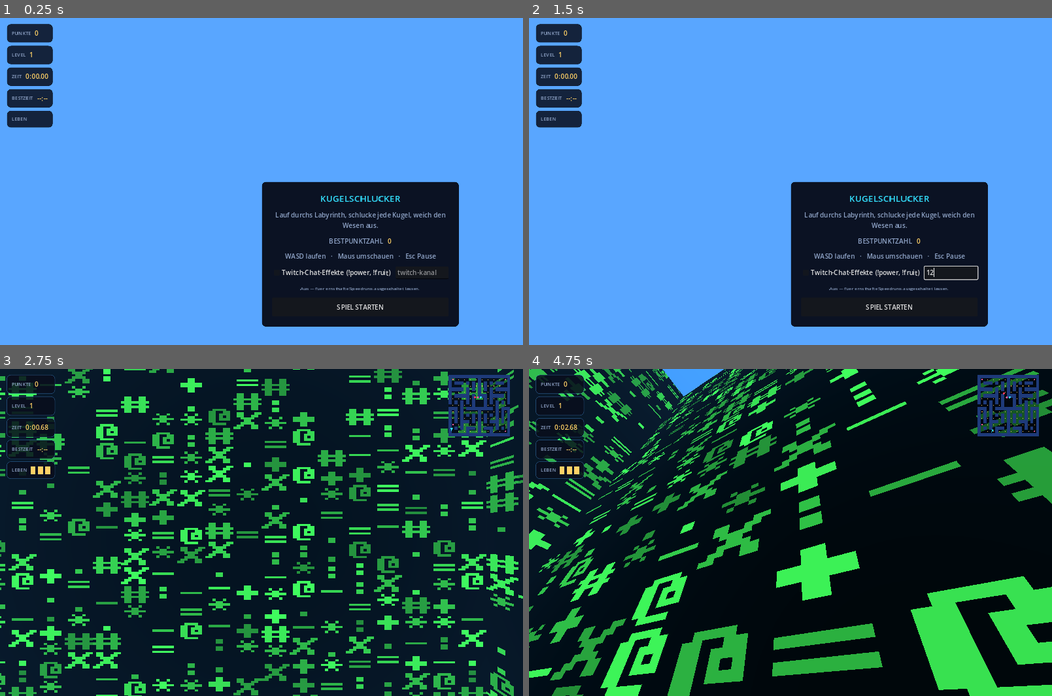
Above: before the commit, frames 1-4 (two rows, left to right).
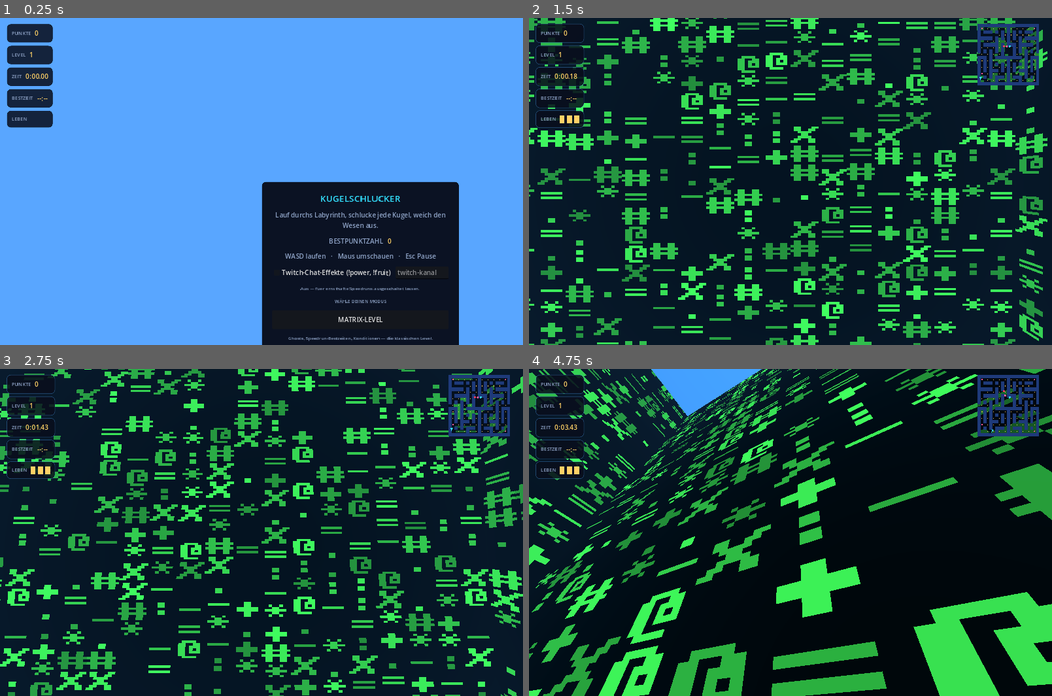
Above: after the commit, the same moments.

Repository: THXMEDIA/ZACman
Game: Godot game, scene res://scenes/Main.tscn
The game is run twice, just before and just after one commit, with the same random seed, the same clock (stepped at 60 frames per second) and the same inputs.
Inputs (mouse positions are in pixels of both pictures, inside the frame that each line leads up to):
- Up to frame 1 (0.25 s): no input
- Up to frame 2 (1.5 s): click (952, 273) at 0.52 s; type "12" at 0.6 s; click (889, 318) at 1.25 s, where only the run after the commit has a clickable "MATRIX-LEVEL"
- Up to frame 3 (2.75 s): click (360, 656) at 2 s, where only the run before the commit has a clickable "SPIEL STARTEN"
- Up to frame 4 (4.75 s): move the mouse to (816, 532) at 2.77 s; hold W (move_forward) from 2.78 s (still down); move the mouse to (764, 532) at 3.52 s; move the mouse to (800, 525) at 4.27 s

The runs differ from the first frame. In frame 1, 2.4% of the frame differs, in the area x 50-88%, y 85-100%; in frame 2, 88%, in the area x 0-100%, y 0-100%; in frame 3, 33%; in frame 4, 31%.

Commit message:
Start screen: explicit Matrix-level vs Explorer-level choice
The Explorer (Manhattan) button used to be hidden until a speedrun target
time was beaten (Speedrun.is_bonus_unlocked()) — hud.gd's start panel now
shows both modes as equal, always-available choices right away
("MATRIX-LEVEL" / "EXPLORER-LEVEL", each with a one-line description).
The speedrun unlock still exists and still fires the level-clear "bonus
unlocked" banner; it's now just a "★ freigeschaltet" badge next to the
Explorer button instead of a lock on it (set_bonus_unlocked toggles that
label, not the button's visibility anymore).

Co-Authored-By: Claude Sonnet 5 <noreply@anthropic.com>
Claude-Session: https://claude.ai/code/session_011tjZ1NLn5DDVGrnKiwSiuH

Diff:
--- a/godot/scripts/hud.gd
+++ b/godot/scripts/hud.gd
@@ -45,6 +45,7 @@
 var final_hs_label: Label
 var start_hs_label: Label
 var manhattan_btn: Button
+var manhattan_bonus_label: Label
 var twitch_toggle: CheckBox
 var twitch_channel_edit: LineEdit
 var twitch_status_label: Label
@@ -247,14 +248,32 @@
 	twitch_status_label.add_theme_font_size_override("font_size", 11)
 	box.add_child(twitch_status_label)
 
-	var btn := _make_button("SPIEL STARTEN")
+	var mode_tag := _subtitle_label("WÄHLE DEINEN MODUS")
+	mode_tag.add_theme_font_size_override("font_size", 11)
+	box.add_child(mode_tag)
+
+	var btn := _make_button("MATRIX-LEVEL")
 	btn.pressed.connect(func(): start_pressed.emit())
 	box.add_child(btn)
-
-	manhattan_btn = _make_button("MANHATTAN-BONUSLEVEL")
+	var matrix_sub := _subtitle_label("Ghosts, Speedrun-Bestzeiten, Konditionen — die klassischen Level.")
+	matrix_sub.add_theme_font_size_override("font_size", 11)
+	box.add_child(matrix_sub)
+
+	# Always available as its own choice, right from the start screen —
+	# not gated behind the speedrun bonus-unlock anymore (that still
+	# exists, see manhattan_bonus_label below, just as a nice badge now
+	# rather than a lock on the button).
+	manhattan_btn = _make_button("EXPLORER-LEVEL")
 	manhattan_btn.pressed.connect(func(): manhattan_pressed.emit())
-	manhattan_btn.visible = false
 	box.add_child(manhattan_btn)
+	var explorer_sub := _subtitle_label("Ruhige Stadt-Erkundung, kein Zeitdruck, eigenes Leaderboard.")
+	explorer_sub.add_theme_font_size_override("font_size", 11)
+	box.add_child(explorer_sub)
+	manhattan_bonus_label = _subtitle_label("★ Speedrun-Bestzeit-Bonus freigeschaltet")
+	manhattan_bonus_label.add_theme_font_size_override("font_size", 11)
+	manhattan_bonus_label.add_theme_color_override("font_color", PELLET_COLOR)
+	manhattan_bonus_label.visible = false
+	box.add_child(manhattan_bonus_label)
 
 
 func _build_pause_panel() -> void:
@@ -435,8 +454,11 @@
 	level_label.text = str(v)
 
 
+## The Explorer-level button is always visible/enabled now (see
+## _build_start_panel) — beating a speedrun target no longer gates access
+## to it, it's just a badge of honor shown alongside it.
 func set_bonus_unlocked(v: bool) -> void:
-	manhattan_btn.visible = v
+	manhattan_bonus_label.visible = v
 
 
 func set_twitch_status(text: String) -> void:
--- a/godot/tests/bot_test.gd
+++ b/godot/tests/bot_test.gd
@@ -56,6 +56,11 @@
 
 func _run_checks() -> void:
 	Leaderboard.reset_all()
+
+	# ---- start screen offers Matrix-level vs Explorer-level right away,
+	# not gated behind the speedrun bonus unlock (see hud.gd's
+	# _build_start_panel / set_bonus_unlocked) ----
+	_check("start screen: Explorer-level button visible without unlocking anything", main.hud.manhattan_btn.visible == true)
 
 	# ---- begin_game starts cleanly ----
 	main.begin_game()
Not shown, changed: README.md
